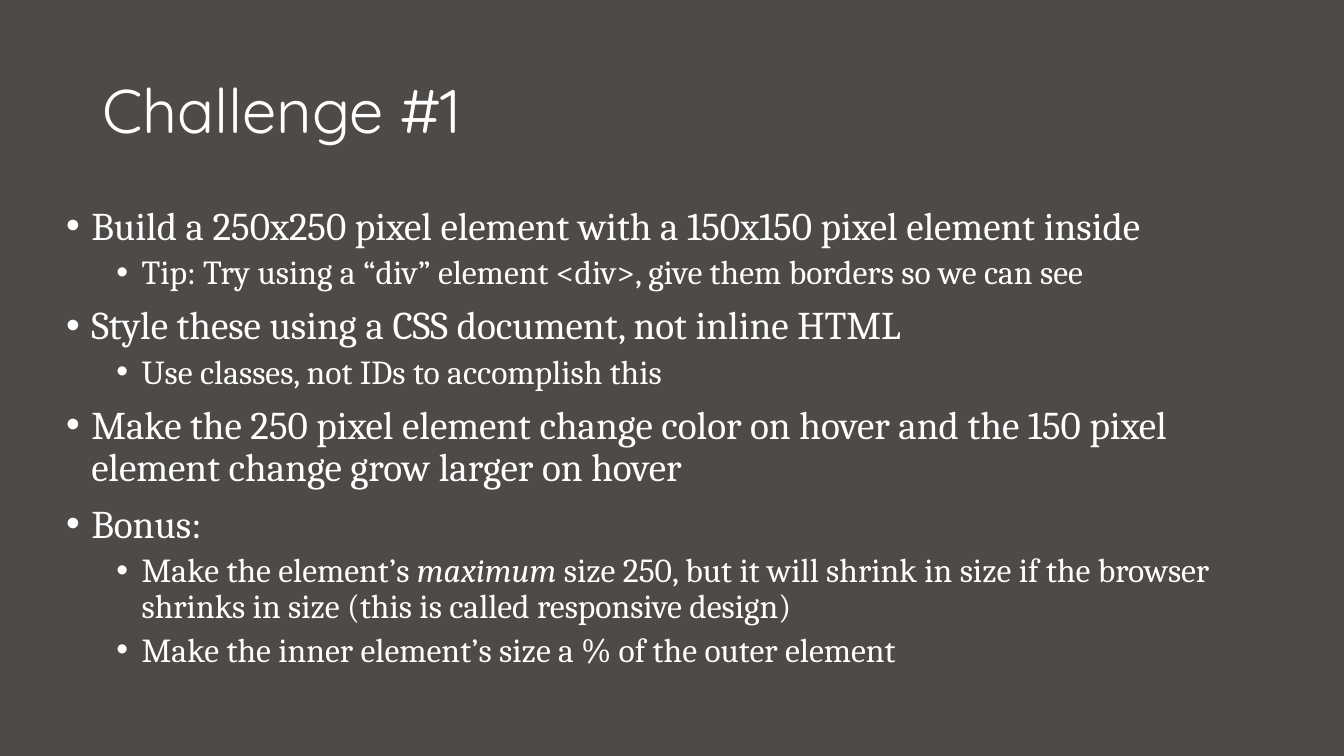
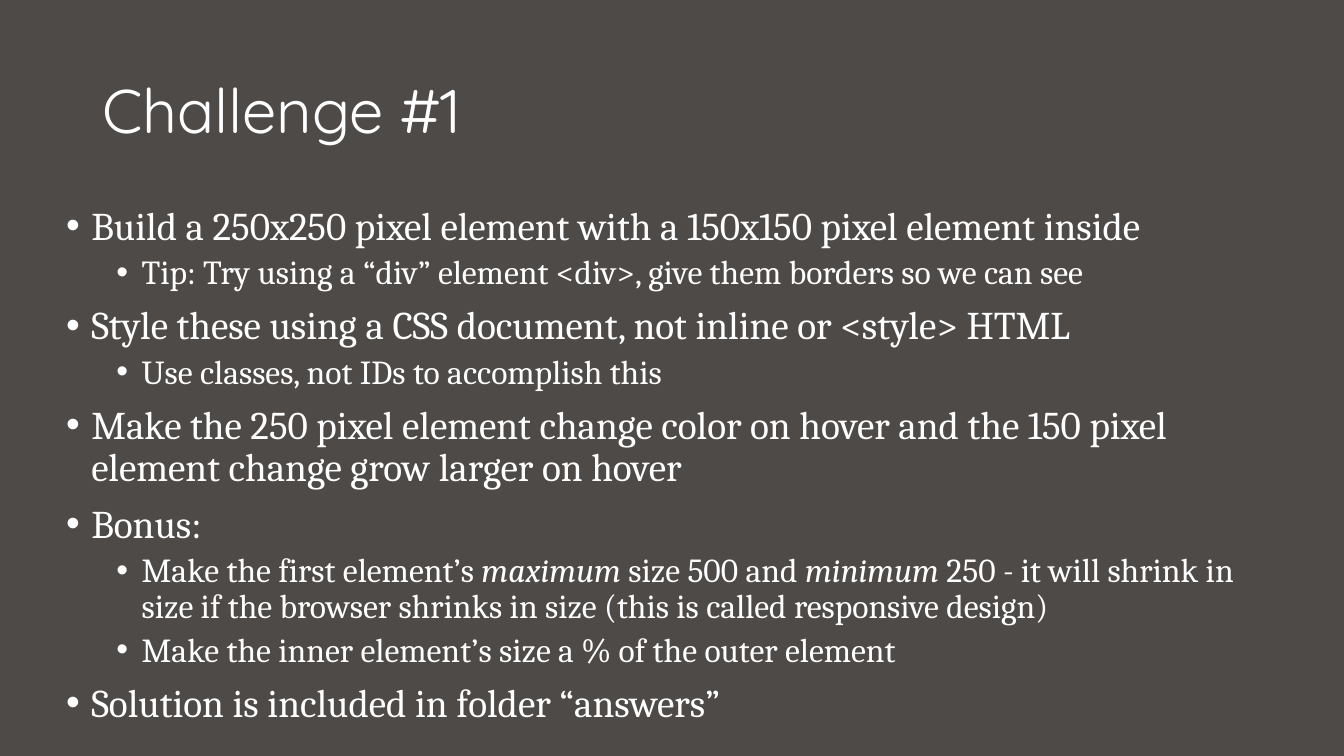
Before and after one commit to nuitrcs/intro_to_web_workshop, a slide deck: slide 12 of intro to web.pptx (slide 13 before the commit). Drawn at 1344x756 pixels with LibreOffice and Linux fonts; fonts in the diff are those of the drawing. Boxes give left, top, right and bottom in pixels: in the first picture for what was removed or moved away, otherwise in the second. Text is boxed around its words. In the diff, an @@ line names an element or a change of style, - is before the commit and + after.

Commit message:
added solutions, fixed challenges

```diff
--- a/intro to web.pptx
+++ b/intro to web.pptx
@@ text at (91,311,1070,348): text changed @@
-• Style these using a CSS document, not inline HTML
+• Style these using a CSS document, not inline or <style> HTML
@@ text at (142,558,1234,626): text changed @@
-  • Make the element’s maximum size 250, but it will shrink in size if the browser shrinks in size (this is called responsive design)
+  • Make the first element’s maximum size 500 and minimum 250 - it will shrink in size if the browser shrinks in size (this is called responsive design)
@@ text at (91,689,720,718): paragraph added @@
+• Solution is included in folder “answers”
```
Also in this commit, not shown: 2 other slides changed, 1 slide added, 1 slide removed, 3 other files.
